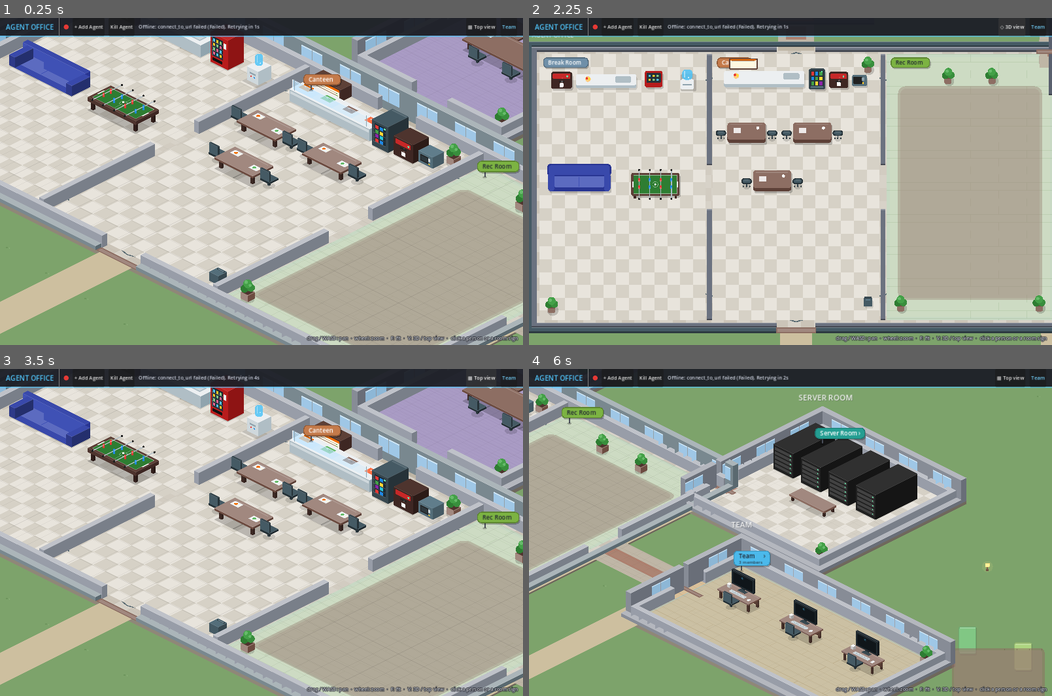
Above: before the commit, frames 1-4 (two rows, left to right).
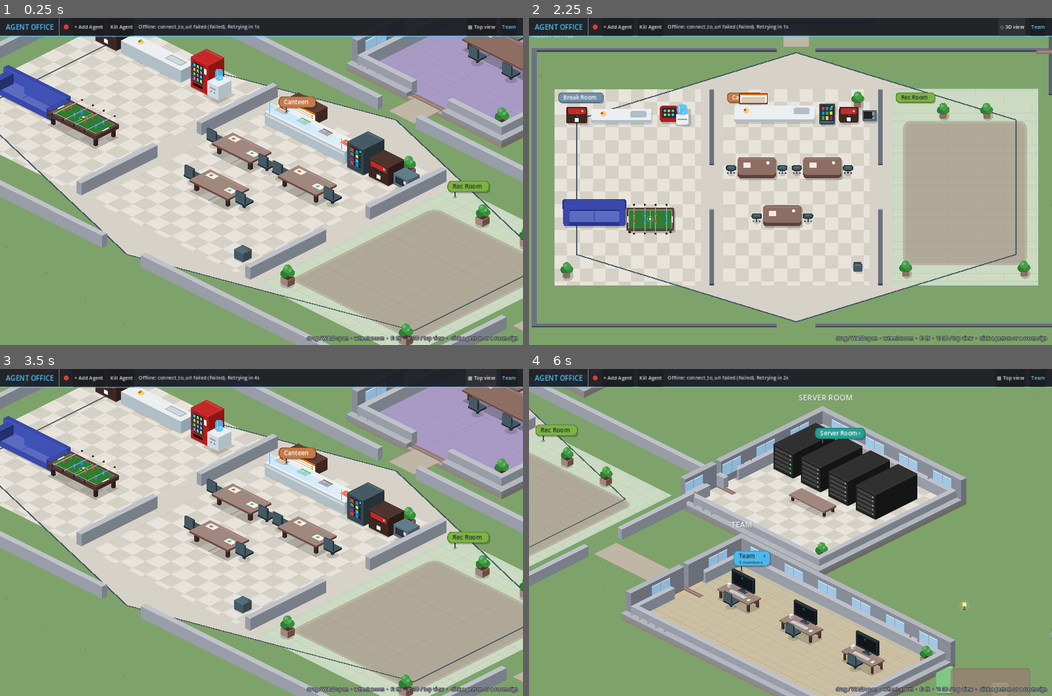
Above: after the commit, the same moments.

Repository: pvella/agentic-corporation
Game: Godot game, scene res://Main.tscn
Two runs of this game, one before a commit and one after it. Both use one fixed random seed, a clock stepped at 60 frames per second and the inputs below.
Inputs (mouse positions are in pixels of both pictures, inside the frame that each line leads up to):
- Up to frame 1 (0.25 s): no input
- Up to frame 2 (2.25 s): click "+ Add Agent" at 0.5 s; click "Kill Agent" at 1.25 s; click "▦ Top view" at 2 s
- Up to frame 3 (3.5 s): click "◇ 3D view" at 2.75 s
- Up to frame 4 (6 s): click "Team" at 3.5 s; click "X" at 4.25 s; tap A at 5, 5.75 s; drag from (712, 388) to (790, 427) at 5.02 s; drag from (837, 444) to (759, 529) at 5.77 s

The runs differ from the first frame. In frame 1, 38% of the frame differs, in the area x 0-100%, y 5-100%; in frame 2, 43%; in frame 3, 38%; in frame 4, 13%.

Commit message:
fix: clear leftover rect streaks and shading on hub layout

Diff:
--- a/Main.gd
+++ b/Main.gd
@@ -144,6 +144,8 @@
 	# Cap FPS: uncapped GL Compatibility + iso office pegged MBP ~90% CPU
 	# and made the window feel dead / unresponsive.
 	Engine.max_fps = 30
+	# Never show navmesh / agent path debug overlays in the office window.
+	NavigationServer2D.set_debug_enabled(false)
 	get_viewport().physics_object_picking = true
 	_setup_hidpi()
 	bodies_root = Node2D.new()
--- a/Office.gd
+++ b/Office.gd
@@ -182,12 +182,14 @@
 				sat_specs.remove_at(i)
 
 	# --- Build hub zones (Break | Canteen | Rec), open to each other ----------
-	var pad := 18.0
+	# Inset so zone rects stay inside the inscribed hex (avoid corner spill).
+	var pad := 56.0
 	var zone_w := (hub_size.x - pad * 4.0) / 3.0
-	var zone_h := hub_size.y - pad * 2.0
-	var break_r := Rect2(hub.position.x + pad, hub.position.y + pad, zone_w, zone_h)
-	var canteen_r := Rect2(break_r.end.x + pad, hub.position.y + pad, zone_w, zone_h)
-	var rec_r := Rect2(canteen_r.end.x + pad, hub.position.y + pad, zone_w, zone_h)
+	var zone_h := hub_size.y * 0.70
+	var zone_y := hub.position.y + (hub_size.y - zone_h) * 0.5
+	var break_r := Rect2(hub.position.x + pad, zone_y, zone_w, zone_h)
+	var canteen_r := Rect2(break_r.end.x + pad, zone_y, zone_w, zone_h)
+	var rec_r := Rect2(canteen_r.end.x + pad, zone_y, zone_w, zone_h)
 	areas.append({"kind": "hub", "rect": hub, "theme": "lobby", "name": "Hub"})
 	_build_break({"kind": "break", "name": break_name}, break_r)
 	_build_canteen({"kind": "canteen", "name": canteen_name}, canteen_r)
@@ -230,7 +232,8 @@
 		var sat_exit := _rect_exit(sat, -dir)
 		hub_doors.append(hub_exit)
 		var corr := _spoke_rect(hub_exit, sat_exit, corridor_w)
-		areas.append({"kind": "corridor", "rect": corr, "theme": "corridor", "name": ""})
+		areas.append({"kind": "corridor", "rect": corr, "theme": "corridor", "name": "",
+			"from": hub_exit, "to": sat_exit, "width": corridor_w})
 		walk_polys.append(_outline(corr))
 		# Door gap width on satellite / hub walls.
 		var door_w := 100.0 if prominent else 88.0
@@ -846,25 +849,32 @@
 		var gx := bounds.position.x + fmod(i * 137.0, bounds.size.x)
 		var gy := bounds.position.y + fmod(i * 89.0, bounds.size.y)
 		draw_circle(Vector2(gx, gy), 3.0, Color("#6e955d"))
-	# Paths from the doors.
+	# Wing entrance paths only (hub/satellite doors must not paint AABB streaks).
 	for f: Dictionary in outer_frames:
+		if not bool(f.get("wing", false)):
+			continue
 		var d: Rect2 = f.door
-		if d.size.x > 0.0:
-			if d.size.x > d.size.y:
-				draw_rect(Rect2(d.position.x + 10, d.position.y, d.size.x - 20, bounds.end.y - d.position.y + 400), Color("#cdbf9f"))
-			else:
-				draw_rect(Rect2(bounds.position.x - 400, d.position.y + 8, d.position.x - bounds.position.x + 400, d.size.y - 16), Color("#cdbf9f"))
+		if d.size.x > d.size.y and d.has_area():
+			draw_rect(Rect2(d.position.x + 10, d.position.y, d.size.x - 20, minf(180.0, bounds.end.y - d.position.y + 40.0)), Color("#cdbf9f"))
 	# Floors (a base under each building first, so door gaps aren't grass).
 	for f: Dictionary in outer_frames:
+		if bool(f.get("hub", false)):
+			continue  # hub uses hex floor; rectangular base would show as corner junk
 		draw_rect(f.rect, Color("#b3aa99"))
 	for a: Dictionary in areas:
+		if a.kind == "corridor":
+			_draw_spoke(a)
+			continue
+		if a.kind == "hub":
+			_draw_hub_floor(a)
+			continue
 		_draw_floor(a)
-	# Corridor runner.
+	# Re-stroke hub hex so zone floors don't hide the outline.
 	for a: Dictionary in areas:
-		if a.kind == "corridor":
-			var r: Rect2 = a.rect
-			draw_rect(Rect2(r.position.x + 20, r.position.y + r.size.y * 0.5 - 16, r.size.x - 40, 32), Color("#9c5b4a", 0.55))
-			draw_rect(Rect2(r.position.x + 24, r.position.y + r.size.y * 0.5 - 12, r.size.x - 48, 24), Color("#b7735f", 0.45), false, 2.0)
+		if a.kind == "hub":
+			var hex := _hub_hex(a.rect)
+			for i in hex.size():
+				draw_line(hex[i], hex[(i + 1) % hex.size()], Color("#455a64", 0.95), 3.0)
 	# Building names on the roof edge.
 	for f: Dictionary in outer_frames:
 		var r: Rect2 = f.rect
@@ -874,6 +884,8 @@
 	for w in walls:
 		_draw_wall(w, Color("#6b7280"))
 	for f: Dictionary in outer_frames:
+		if bool(f.get("hub", false)):
+			continue  # hub perimeter already in walls[]; frame would re-draw a solid rect
 		_draw_frame(f)
 	# Chair backs behind front-facing sitters (meeting top rows).
 	for cb: Dictionary in chair_backs:
@@ -927,12 +939,6 @@
 					draw_line(Vector2(x, y), Vector2(x, minf(y + 20, r.end.y)), Color(c2, 0.9), 1.0)
 					x += 140.0
 				row += 1
-	if a.kind == "hub":
-		# Hexagonal hub outline (flat-top, inscribed in the hub rect).
-		var hex := _hub_hex(r)
-		draw_colored_polygon(hex, Color(c1, 0.55))
-		for i in hex.size():
-			draw_line(hex[i], hex[(i + 1) % hex.size()], Color("#455a64", 0.85), 3.0)
 	if a.kind == "rec":
 		# Soft warm calm lighting wash.
 		draw_rect(r.grow(-8), Color(1.0, 0.95, 0.7, 0.08))
@@ -953,6 +959,36 @@
 			x += 20.0
 
 
+
+## Hex hub floor only (no rectangular AABB fill — that left corner shading junk).
+func _draw_hub_floor(a: Dictionary) -> void:
+	var r: Rect2 = a.rect
+	var pal: Array = THEMES.get(str(a.get("theme", "lobby")), THEMES["lobby"])
+	var c1: Color = pal[0]
+	var hex := _hub_hex(r)
+	draw_colored_polygon(hex, c1)
+	for i in hex.size():
+		draw_line(hex[i], hex[(i + 1) % hex.size()], Color("#455a64", 0.9), 3.0)
+
+
+## Oriented spoke strip (AABB corridors are nav-only; do not paint their full rect).
+func _draw_spoke(a: Dictionary) -> void:
+	if not a.has("from") or not a.has("to"):
+		return
+	var a_pt: Vector2 = a["from"]
+	var b_pt: Vector2 = a["to"]
+	var w: float = float(a.get("width", 78.0))
+	var d := b_pt - a_pt
+	if d.length_squared() < 1.0:
+		return
+	var n := Vector2(-d.y, d.x).normalized() * (w * 0.42)
+	var pts := PackedVector2Array([a_pt + n, b_pt + n, b_pt - n, a_pt - n])
+	draw_colored_polygon(pts, Color("#bfb6a6"))
+	# Soft edge lines along the spoke (not the old E–W runner).
+	draw_line(a_pt + n, b_pt + n, Color("#9c5b4a", 0.35), 2.0)
+	draw_line(a_pt - n, b_pt - n, Color("#9c5b4a", 0.35), 2.0)
+
+
 func _draw_wall(w: Rect2, c: Color) -> void:
 	# Top face + a darker front face, for a hint of 3/4 depth.
 	draw_rect(w, c)
@@ -1025,6 +1061,8 @@
 	for w in walls:
 		out.append({"rect": w, "h": WALL_H_INNER, "color": Color("#8a909c")})
 	for f: Dictionary in outer_frames:
+		if bool(f.get("hub", false)):
+			continue  # hub gaps live in walls[]; a second frame would cover spoke doors
 		var r: Rect2 = f.rect
 		var c: Color = f.color
 		var o := r.grow(EXT_WALL)
@@ -1073,8 +1111,10 @@
 		var gy := sb.position.y - 200 + fmod(i * 89.0, sb.size.y + 400)
 		draw_circle(Vector2(gx, gy), 3.0, Color("#6e955d"))
 		draw_circle(Vector2(gx + 9, gy + 2), 2.0, Color("#8db27a"))
-	# Building foundations: a slab edge under each building.
+	# Building foundations: a slab edge under each building (skip hub — hex floor).
 	for f: Dictionary in outer_frames:
+		if bool(f.get("hub", false)):
+			continue
 		var o: Rect2 = (f.rect as Rect2).grow(EXT_WALL)
 		var a := Vector2(o.position.x, o.end.y)
 		var b := o.end
@@ -1083,24 +1123,35 @@
 		_iso_poly([[b, 0.0], [c, 0.0], [c, -9.0], [b, -9.0]], Color("#6f685c"))
 	# Everything else on the floor plane.
 	draw_set_transform_matrix(Iso.floor_xf())
+	# Wing entrance paths only — never paint campus-wide door streaks.
 	for f: Dictionary in outer_frames:
+		if not bool(f.get("wing", false)):
+			continue
 		var d: Rect2 = f.door
-		if d.size.x > d.size.y:
-			draw_rect(Rect2(d.position.x + 10, d.position.y, d.size.x - 20, bounds.end.y - d.position.y + 600), Color("#cdbf9f"))
-		elif d.has_area():
-			draw_rect(Rect2(bounds.position.x - 600, d.position.y + 8, d.position.x - bounds.position.x + 600, d.size.y - 16), Color("#cdbf9f"))
+		if d.size.x > d.size.y and d.has_area():
+			draw_rect(Rect2(d.position.x + 10, d.position.y, d.size.x - 20, 160.0), Color("#cdbf9f"))
 	for f: Dictionary in outer_frames:
+		if bool(f.get("hub", false)):
+			continue
 		var o: Rect2 = (f.rect as Rect2).grow(EXT_WALL)
 		draw_rect(o, Color("#b3aa99"))  # base under door gaps / wall feet
 	for a: Dictionary in areas:
+		if a.kind == "corridor":
+			_draw_spoke(a)
+			continue
+		if a.kind == "hub":
+			_draw_hub_floor(a)
+			continue
 		_draw_floor(a)
 	for a: Dictionary in areas:
-		if a.kind == "corridor":
-			var r: Rect2 = a.rect
-			draw_rect(Rect2(r.position.x + 20, r.position.y + r.size.y * 0.5 - 16, r.size.x - 40, 32), Color("#9c5b4a", 0.55))
-			draw_rect(Rect2(r.position.x + 24, r.position.y + r.size.y * 0.5 - 12, r.size.x - 48, 24), Color("#b7735f", 0.45), false, 2.0)
-	# Subtle 32 px tile grid so the floor reads as Habbo-style diamonds.
+		if a.kind == "hub":
+			var hex2 := _hub_hex(a.rect)
+			for i in hex2.size():
+				draw_line(hex2[i], hex2[(i + 1) % hex2.size()], Color("#455a64", 0.95), 3.0)
+	# Subtle 32 px tile grid on rooms only (not corridors / hub AABB).
 	for a: Dictionary in areas:
+		if a.kind in ["corridor", "hub"]:
+			continue
 		var r: Rect2 = a.rect
 		var gc := Color(0, 0, 0, 0.045)
 		var x := ceilf(r.position.x / 32.0) * 32.0
@@ -1111,8 +1162,10 @@
 		while y < r.end.y:
 			draw_line(Vector2(r.position.x, y), Vector2(r.end.x, y), gc, 1.0)
 			y += 32.0
-	# Door mats.
+	# Door mats (satellites / wings only — hub has no rect frame).
 	for f: Dictionary in outer_frames:
+		if bool(f.get("hub", false)):
+			continue
 		var d: Rect2 = f.door
 		if d.has_area():
 			draw_rect(d, Color("#8d6e63"))
--- a/project.godot
+++ b/project.godot
@@ -24,3 +24,11 @@
 renderer/rendering_method="gl_compatibility"
 renderer/rendering_method.mobile="gl_compatibility"
 environment/defaults/default_clear_color=Color(0.17, 0.18, 0.23, 1)
+
+[debug]
+
+shapes/navigation/enable_agent_debug=false
+shapes/navigation/enable_edge_connections=false
+shapes/navigation/enable_edge_lines=false
+shapes/navigation/enable_geometry_face_random_color=false
+shapes/navigation/enable_edge_lines_xray=false
